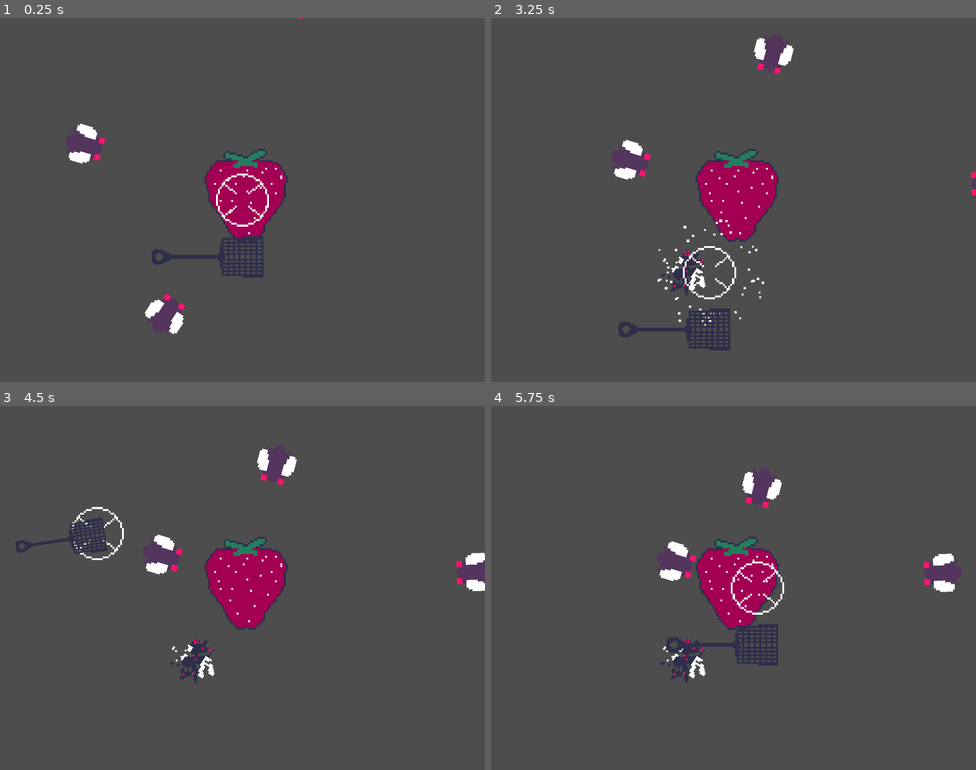
Above: before the commit, frames 1-4 (two rows, left to right).
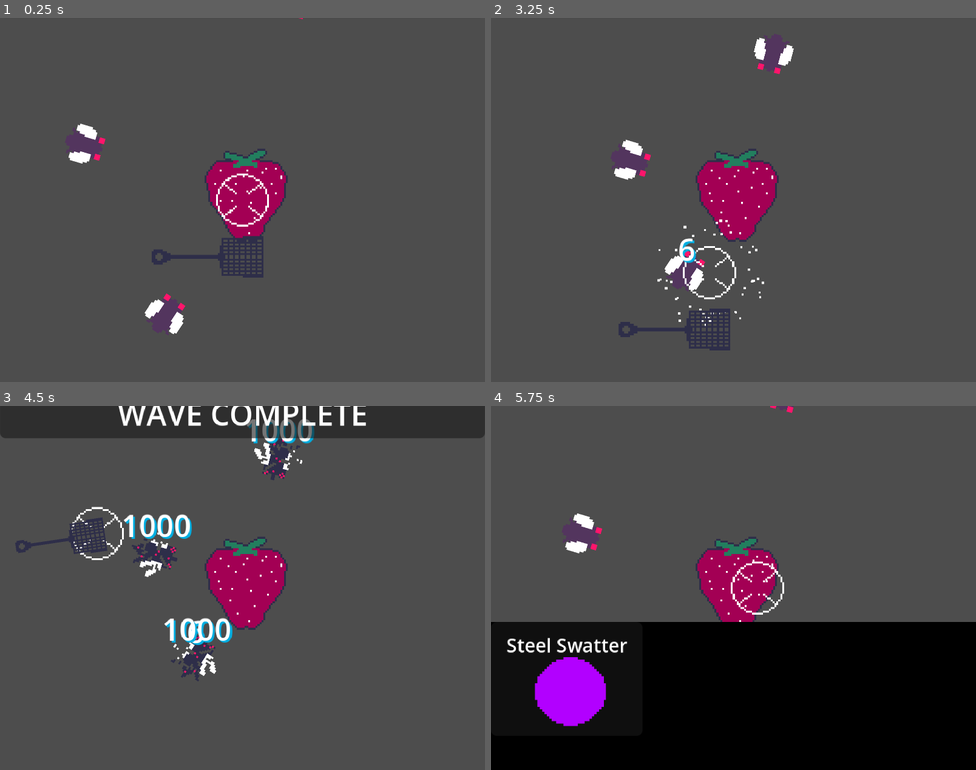
Above: after the commit, the same moments.

Repository: mathew-tran/fly-swatter
Game: Godot game, scene res://Scenes/Main.tscn
Same seed, same stepped clock (60 frames per second), same inputs: the game is played once before the commit and once after it.
Inputs (mouse positions are in pixels of both pictures, inside the frame that each line leads up to):
- Up to frame 1 (0.25 s): no input
- Up to frame 2 (3.25 s): move the mouse to (840, 181) at 0.52 s; press the mouse at (840, 181) at 0.53 s; move the mouse to (636, 218) at 1.27 s; release the mouse at (636, 218) at 1.28 s; click (636, 218) at 1.35 s; move the mouse to (782, 119) at 2.02 s; press the mouse at (782, 119) at 2.03 s; move the mouse to (709, 272) at 2.77 s; release the mouse at (709, 272) at 2.78 s; click (709, 272) at 2.85 s
- Up to frame 3 (4.5 s): move the mouse to (388, 642) at 3.52 s; press the mouse at (388, 642) at 3.53 s; tap F1 (f1_debug, bound only after the commit) at 4.15 s; move the mouse to (97, 533) at 4.27 s; release the mouse at (97, 533) at 4.28 s; click (97, 533) at 4.35 s
- Up to frame 4 (5.75 s): move the mouse to (757, 588) at 5.02 s; press the mouse at (757, 588) at 5.03 s

The runs differ from the first frame. In frame 2, 0.6% of the frame differs, in the area x 34-100%, y 42-77%; in frame 3, 12%; in frame 4, 42%, in the area x 0-100%, y 0-100%.

Commit message:
work on adding abilities, also added debug command to kill all flies

Diff:
--- /dev/null
+++ b/flyswatter/Content/Abilities/Ability_Steel_Swatter.tres
@@ -0,0 +1,13 @@
+[gd_resource type="Resource" script_class="AbilityData" load_steps=4 format=3 uid="uid://j7jr34htd2jr"]
+
+[ext_resource type="Texture2D" uid="uid://cf2chdpc6pva2" path="res://Art/UI/Abilities/BaseAbility.png" id="1_e6i11"]
+[ext_resource type="Script" uid="uid://c6cqgj1ppfh5i" path="res://Content/AbilityData.gd" id="1_hs8u4"]
+[ext_resource type="PackedScene" uid="uid://dcrgrqcg5pm5j" path="res://Prefabs/AbilityObjects/AbilityObject_Steel_Swatter.tscn" id="2_kikj1"]
+
+[resource]
+script = ExtResource("1_hs8u4")
+AbilityName = "Steel Swatter"
+AbilityPrice = 3
+AbilityImage = ExtResource("1_e6i11")
+AbilityObject = ExtResource("2_kikj1")
+metadata/_custom_type_script = "uid://c6cqgj1ppfh5i"
--- /dev/null
+++ b/flyswatter/Content/AbilityData.gd
@@ -0,0 +1,11 @@
+extends Resource
+
+class_name AbilityData
+
+@export var AbilityName = ""
+@export var AbilityPrice = 0
+@export var AbilityImage : Texture
+@export var AbilityObject : PackedScene
+
+func CanPurchase():
+	return true
--- /dev/null
+++ b/flyswatter/Content/Waves/Wave0.tscn
@@ -0,0 +1,25 @@
+[gd_scene load_steps=3 format=3 uid="uid://ce7wdhdfvh8p5"]
+
+[ext_resource type="PackedScene" uid="uid://ccbqdicpvkgvw" path="res://Prefabs/Flies/Bug.tscn" id="1_cxghr"]
+[ext_resource type="Script" uid="uid://b5rlu7k7pgb0a" path="res://Scripts/Flies/BugGroup.gd" id="1_r3id4"]
+
+[node name="Flies" type="Node2D"]
+script = ExtResource("1_r3id4")
+
+[node name="Fly" parent="." instance=ExtResource("1_cxghr")]
+position = Vector2(42, 66)
+
+[node name="Fly2" parent="." instance=ExtResource("1_cxghr")]
+position = Vector2(296, 86)
+
+[node name="Fly3" parent="." instance=ExtResource("1_cxghr")]
+position = Vector2(86, 159)
+
+[node name="Fly4" parent="." instance=ExtResource("1_cxghr")]
+position = Vector2(157, -13)
+
+[node name="Fly5" parent="." instance=ExtResource("1_cxghr")]
+position = Vector2(31, -68)
+
+[node name="Fly6" parent="." instance=ExtResource("1_cxghr")]
+position = Vector2(282, -77)
--- /dev/null
+++ b/flyswatter/Content/Waves/Wave1.tscn
@@ -0,0 +1,40 @@
+[gd_scene load_steps=3 format=3 uid="uid://bpbjsfr1fohxb"]
+
+[ext_resource type="Script" uid="uid://b5rlu7k7pgb0a" path="res://Scripts/Flies/BugGroup.gd" id="1_oq8s8"]
+[ext_resource type="PackedScene" uid="uid://ccbqdicpvkgvw" path="res://Prefabs/Flies/Bug.tscn" id="2_pyj85"]
+
+[node name="Flies" type="Node2D"]
+script = ExtResource("1_oq8s8")
+
+[node name="Fly" parent="." instance=ExtResource("2_pyj85")]
+position = Vector2(42, 66)
+
+[node name="Fly2" parent="." instance=ExtResource("2_pyj85")]
+position = Vector2(-59, 282)
+
+[node name="Fly7" parent="." instance=ExtResource("2_pyj85")]
+position = Vector2(-16, 294)
+
+[node name="Fly8" parent="." instance=ExtResource("2_pyj85")]
+position = Vector2(37, 304)
+
+[node name="Fly9" parent="." instance=ExtResource("2_pyj85")]
+position = Vector2(123, 307)
+
+[node name="Fly10" parent="." instance=ExtResource("2_pyj85")]
+position = Vector2(284, 321)
+
+[node name="Fly11" parent="." instance=ExtResource("2_pyj85")]
+position = Vector2(197, 311)
+
+[node name="Fly3" parent="." instance=ExtResource("2_pyj85")]
+position = Vector2(86, 159)
+
+[node name="Fly4" parent="." instance=ExtResource("2_pyj85")]
+position = Vector2(157, -13)
+
+[node name="Fly5" parent="." instance=ExtResource("2_pyj85")]
+position = Vector2(31, -68)
+
+[node name="Fly6" parent="." instance=ExtResource("2_pyj85")]
+position = Vector2(282, -77)
--- /dev/null
+++ b/flyswatter/Prefabs/AbilityObjects/AbilityObject_Steel_Swatter.tscn
@@ -0,0 +1,7 @@
+[gd_scene load_steps=2 format=3 uid="uid://dcrgrqcg5pm5j"]
+
+[ext_resource type="Script" uid="uid://cov37psidaukl" path="res://Scripts/Abilities/Ability_Damage.gd" id="1_fgs61"]
+
+[node name="AbilityDamage" type="Node2D"]
+script = ExtResource("1_fgs61")
+metadata/_custom_type_script = "uid://cov37psidaukl"
--- /dev/null
+++ b/flyswatter/Prefabs/EndRoundUI.tscn
@@ -0,0 +1,104 @@
+[gd_scene load_steps=8 format=3 uid="uid://bha5tadieudnf"]
+
+[ext_resource type="Script" uid="uid://pojrx4a05251" path="res://Scripts/EndRoundUI.gd" id="1_hnpde"]
+[ext_resource type="PackedScene" uid="uid://be0dvrvbes50o" path="res://Prefabs/UI/AbilityPurchaseButton.tscn" id="2_816by"]
+
+[sub_resource type="StyleBoxFlat" id="StyleBoxFlat_kln2b"]
+bg_color = Color(0, 0, 0, 1)
+
+[sub_resource type="Animation" id="Animation_hnpde"]
+length = 0.001
+tracks/0/type = "value"
+tracks/0/imported = false
+tracks/0/enabled = true
+tracks/0/path = NodePath(".:position")
+tracks/0/interp = 1
+tracks/0/loop_wrap = true
+tracks/0/keys = {
+"times": PackedFloat32Array(0),
+"transitions": PackedFloat32Array(1),
+"update": 0,
+"values": [Vector2(0, -24)]
+}
+
+[sub_resource type="Animation" id="Animation_hxvin"]
+resource_name = "anim"
+tracks/0/type = "value"
+tracks/0/imported = false
+tracks/0/enabled = true
+tracks/0/path = NodePath(".:position")
+tracks/0/interp = 1
+tracks/0/loop_wrap = true
+tracks/0/keys = {
+"times": PackedFloat32Array(0, 0.46, 0.63, 1),
+"transitions": PackedFloat32Array(1, 1, 1, 1),
+"update": 0,
+"values": [Vector2(0, -24), Vector2(0, 0), Vector2(0, 0), Vector2(0, 192)]
+}
+
+[sub_resource type="Animation" id="Animation_816by"]
+resource_name = "leave"
+tracks/0/type = "value"
+tracks/0/imported = false
+tracks/0/enabled = true
+tracks/0/path = NodePath(".:position")
+tracks/0/interp = 1
+tracks/0/loop_wrap = true
+tracks/0/keys = {
+"times": PackedFloat32Array(0, 1),
+"transitions": PackedFloat32Array(1, 1),
+"update": 0,
+"values": [Vector2(0, 192), Vector2(0, 400)]
+}
+
+[sub_resource type="AnimationLibrary" id="AnimationLibrary_816by"]
+_data = {
+&"RESET": SubResource("Animation_hnpde"),
+&"anim": SubResource("Animation_hxvin"),
+&"leave": SubResource("Animation_816by")
+}
+
+[node name="EndRoundUI" type="Panel" groups=["EndRoundUI"]]
+anchors_preset = 10
+anchor_right = 1.0
+offset_top = -24.0
+grow_horizontal = 2
+script = ExtResource("1_hnpde")
+
+[node name="Label" type="Label" parent="."]
+layout_mode = 1
+anchors_preset = 10
+anchor_right = 1.0
+offset_bottom = 23.0
+grow_horizontal = 2
+text = "WAVE COMPLETE"
+horizontal_alignment = 1
+vertical_alignment = 1
+
+[node name="Shop" type="Panel" parent="."]
+custom_minimum_size = Vector2(256, 192)
+layout_mode = 1
+anchors_preset = 15
+anchor_right = 1.0
+anchor_bottom = 1.0
+offset_top = -192.0
+offset_bottom = -24.0
+grow_horizontal = 2
+grow_vertical = 2
+theme_override_styles/panel = SubResource("StyleBoxFlat_kln2b")
+
+[node name="HBoxContainer" type="HBoxContainer" parent="Shop"]
+layout_mode = 0
+offset_right = 40.0
+offset_bottom = 40.0
+alignment = 1
+
+[node name="Button" parent="Shop/HBoxContainer" instance=ExtResource("2_816by")]
+layout_mode = 2
+
+[node name="AnimationPlayer" type="AnimationPlayer" parent="."]
+libraries = {
+&"": SubResource("AnimationLibrary_816by")
+}
+
+[connection signal="animation_finished" from="AnimationPlayer" to="." method="_on_animation_player_animation_finished"]
--- a/flyswatter/Prefabs/Flies/Fly.tscn
+++ b/flyswatter/Prefabs/Flies/Bug.tscn
@@ -1,7 +1,7 @@
 [gd_scene load_steps=11 format=3 uid="uid://ccbqdicpvkgvw"]
 
 [ext_resource type="Texture2D" uid="uid://d352q28jql1fi" path="res://Art/Fly.png" id="1_imyrd"]
-[ext_resource type="Script" uid="uid://csmehpcbpp6i8" path="res://Scripts/Flies/Fly.gd" id="2_by3dn"]
+[ext_resource type="Script" uid="uid://csmehpcbpp6i8" path="res://Scripts/Flies/Bug.gd" id="2_by3dn"]
 [ext_resource type="Script" uid="uid://dd5dpg3q2hmtw" path="res://Scripts/Components/HealthComponent.gd" id="3_cc27f"]
 
 [sub_resource type="AtlasTexture" id="AtlasTexture_cc27f"]
@@ -33,6 +33,21 @@
 
 [sub_resource type="RectangleShape2D" id="RectangleShape2D_by3dn"]
 
+[sub_resource type="Animation" id="Animation_cc27f"]
+length = 0.001
+tracks/0/type = "value"
+tracks/0/imported = false
+tracks/0/enabled = true
+tracks/0/path = NodePath(".:scale")
+tracks/0/interp = 1
+tracks/0/loop_wrap = true
+tracks/0/keys = {
+"times": PackedFloat32Array(0),
+"transitions": PackedFloat32Array(1),
+"update": 0,
+"values": [Vector2(1, 1)]
+}
+
 [sub_resource type="Animation" id="Animation_by3dn"]
 resource_name = "hit"
 length = 0.15
@@ -47,21 +62,6 @@
 "transitions": PackedFloat32Array(1, 1, 1),
 "update": 0,
 "values": [Vector2(1, 1), Vector2(0.8, 0.8), Vector2(1, 1)]
-}
-
-[sub_resource type="Animation" id="Animation_cc27f"]
-length = 0.001
-tracks/0/type = "value"
-tracks/0/imported = false
-tracks/0/enabled = true
-tracks/0/path = NodePath(".:scale")
-tracks/0/interp = 1
-tracks/0/loop_wrap = true
-tracks/0/keys = {
-"times": PackedFloat32Array(0),
-"transitions": PackedFloat32Array(1),
-"update": 0,
-"values": [Vector2(1, 1)]
 }
 
 [sub_resource type="AnimationLibrary" id="AnimationLibrary_572hq"]
@@ -90,6 +90,6 @@
 
 [node name="HealthComponent" type="Node" parent="."]
 script = ExtResource("3_cc27f")
-MaxHealth = 3
+MaxHealth = 7
 
 [connection signal="timeout" from="HitTimer" to="." method="_on_hit_timer_timeout"]
--- /dev/null
+++ b/flyswatter/Prefabs/InGameText.tscn
@@ -0,0 +1,80 @@
+[gd_scene load_steps=5 format=3 uid="uid://dvwm2g71evunm"]
+
+[ext_resource type="Script" uid="uid://c0r5mqyue21j5" path="res://Scripts/InGameText.gd" id="1_sn7yq"]
+
+[sub_resource type="Animation" id="Animation_ptmve"]
+length = 0.001
+tracks/0/type = "value"
+tracks/0/imported = false
+tracks/0/enabled = true
+tracks/0/path = NodePath("Control:position")
+tracks/0/interp = 1
+tracks/0/loop_wrap = true
+tracks/0/keys = {
+"times": PackedFloat32Array(0),
+"transitions": PackedFloat32Array(1),
+"update": 0,
+"values": [Vector2(0, 0)]
+}
+
+[sub_resource type="Animation" id="Animation_sn7yq"]
+resource_name = "animate"
+length = 0.3
+tracks/0/type = "value"
+tracks/0/imported = false
+tracks/0/enabled = true
+tracks/0/path = NodePath("Control:position")
+tracks/0/interp = 1
+tracks/0/loop_wrap = true
+tracks/0/keys = {
+"times": PackedFloat32Array(0, 0.266667),
+"transitions": PackedFloat32Array(1, 1),
+"update": 0,
+"values": [Vector2(0, 0), Vector2(0, -14)]
+}
+
+[sub_resource type="AnimationLibrary" id="AnimationLibrary_ptmve"]
+_data = {
+&"RESET": SubResource("Animation_ptmve"),
+&"animate": SubResource("Animation_sn7yq")
+}
+
+[node name="InGameText" type="Node2D"]
+script = ExtResource("1_sn7yq")
+
+[node name="Control" type="Control" parent="."]
+layout_mode = 3
+anchors_preset = 0
+offset_right = 40.0
+offset_bottom = 40.0
+
+[node name="Label2" type="Label" parent="Control"]
+modulate = Color(2.88785e-06, 0.683498, 0.881329, 1)
+layout_mode = 0
+offset_left = -18.0
+offset_top = -11.0
+offset_right = 22.0
+offset_bottom = 12.0
+text = "3"
+horizontal_alignment = 1
+
+[node name="Label" type="Label" parent="Control"]
+layout_mode = 0
+offset_left = -19.0
+offset_top = -12.0
+offset_right = 21.0
+offset_bottom = 11.0
+text = "3"
+horizontal_alignment = 1
+
+[node name="Timer" type="Timer" parent="."]
+wait_time = 1.5
+one_shot = true
+autostart = true
+
+[node name="AnimationPlayer" type="AnimationPlayer" parent="."]
+libraries = {
+&"": SubResource("AnimationLibrary_ptmve")
+}
+
+[connection signal="timeout" from="Timer" to="." method="_on_timer_timeout"]
--- a/flyswatter/Prefabs/Player.tscn
+++ b/flyswatter/Prefabs/Player.tscn
@@ -1,8 +1,9 @@
-[gd_scene load_steps=9 format=3 uid="uid://bwunhcihnbbgq"]
+[gd_scene load_steps=10 format=3 uid="uid://bwunhcihnbbgq"]
 
 [ext_resource type="Texture2D" uid="uid://cj32ur7owpunf" path="res://Art/Target.png" id="1_b43ah"]
 [ext_resource type="Script" uid="uid://hxcsits4371r" path="res://Scripts/Player.gd" id="2_shmu5"]
 [ext_resource type="Texture2D" uid="uid://dhmo0xgs7eaag" path="res://Art/Swatter.png" id="3_vxq8l"]
+[ext_resource type="Script" uid="uid://labtcdj4aadb" path="res://Scripts/Abilities/AbilityHolder.gd" id="4_vxq8l"]
 
 [sub_resource type="Curve" id="Curve_kln2b"]
 _limits = [0.0, 87.23, 0.0, 1.0]
@@ -111,7 +112,7 @@
 [sub_resource type="CircleShape2D" id="CircleShape2D_b43ah"]
 radius = 14.1421
 
-[node name="Player" type="Sprite2D"]
+[node name="Player" type="Sprite2D" groups=["Player"]]
 texture = ExtResource("1_b43ah")
 script = ExtResource("2_shmu5")
 
@@ -143,3 +144,6 @@
 
 [node name="CollisionShape2D" type="CollisionShape2D" parent="HitArea"]
 shape = SubResource("CircleShape2D_b43ah")
+
+[node name="Abilities" type="Node2D" parent="."]
+script = ExtResource("4_vxq8l")
--- a/flyswatter/Prefabs/Strawberry.tscn
+++ b/flyswatter/Prefabs/Strawberry.tscn
@@ -6,6 +6,21 @@
 
 [sub_resource type="RectangleShape2D" id="RectangleShape2D_s2oao"]
 size = Vector2(40, 40)
+
+[sub_resource type="Animation" id="Animation_3vkl2"]
+length = 0.001
+tracks/0/type = "value"
+tracks/0/imported = false
+tracks/0/enabled = true
+tracks/0/path = NodePath(".:rotation")
+tracks/0/interp = 1
+tracks/0/loop_wrap = true
+tracks/0/keys = {
+"times": PackedFloat32Array(0),
+"transitions": PackedFloat32Array(1),
+"update": 0,
+"values": [0.0]
+}
 
 [sub_resource type="Animation" id="Animation_s2oao"]
 resource_name = "nibbled"
@@ -21,21 +36,6 @@
 "transitions": PackedFloat32Array(1, 1, 1),
 "update": 0,
 "values": [0.0, 0.164061, 0.0]
-}
-
-[sub_resource type="Animation" id="Animation_3vkl2"]
-length = 0.001
-tracks/0/type = "value"
-tracks/0/imported = false
-tracks/0/enabled = true
-tracks/0/path = NodePath(".:rotation")
-tracks/0/interp = 1
-tracks/0/loop_wrap = true
-tracks/0/keys = {
-"times": PackedFloat32Array(0),
-"transitions": PackedFloat32Array(1),
-"update": 0,
-"values": [0.0]
 }
 
 [sub_resource type="AnimationLibrary" id="AnimationLibrary_wovwi"]
--- /dev/null
+++ b/flyswatter/Prefabs/UI/AbilityPurchaseButton.tscn
@@ -0,0 +1,29 @@
+[gd_scene load_steps=4 format=3 uid="uid://be0dvrvbes50o"]
+
+[ext_resource type="Texture2D" uid="uid://cf2chdpc6pva2" path="res://Art/UI/Abilities/BaseAbility.png" id="1_pm5rk"]
+[ext_resource type="Script" uid="uid://m82wk3y02gs3" path="res://Scripts/UI/AbilityPurchaseButton.gd" id="1_ykety"]
+[ext_resource type="Resource" uid="uid://j7jr34htd2jr" path="res://Content/Abilities/Ability_Steel_Swatter.tres" id="2_qp5hc"]
+
+[node name="Button" type="Button"]
+custom_minimum_size = Vector2(80, 60)
+script = ExtResource("1_ykety")
+AbilityDataRef = ExtResource("2_qp5hc")
+
+[node name="AbilityLabel" type="Label" parent="."]
+layout_mode = 0
+offset_top = 5.0
+offset_right = 80.0
+offset_bottom = 28.0
+theme_override_font_sizes/font_size = 10
+text = "Ability Name"
+horizontal_alignment = 1
+
+[node name="AbilityImage" type="TextureRect" parent="."]
+layout_mode = 0
+offset_left = 22.0
+offset_top = 16.0
+offset_right = 62.0
+offset_bottom = 56.0
+texture = ExtResource("1_pm5rk")
+
+[connection signal="button_up" from="." to="." method="_on_button_up"]
--- a/flyswatter/Scenes/Main.tscn
+++ b/flyswatter/Scenes/Main.tscn
@@ -1,32 +1,22 @@
-[gd_scene load_steps=4 format=3 uid="uid://dvuejj0sfqw4v"]
+[gd_scene load_steps=5 format=3 uid="uid://dvuejj0sfqw4v"]
 
 [ext_resource type="PackedScene" uid="uid://67yyn6lktaye" path="res://Prefabs/Strawberry.tscn" id="1_kln2b"]
+[ext_resource type="Script" uid="uid://q8joi15xmmia" path="res://Scripts/Game.gd" id="1_pbw6q"]
 [ext_resource type="PackedScene" uid="uid://bwunhcihnbbgq" path="res://Prefabs/Player.tscn" id="1_r150o"]
-[ext_resource type="PackedScene" uid="uid://ccbqdicpvkgvw" path="res://Prefabs/Flies/Fly.tscn" id="1_rgh2o"]
+[ext_resource type="PackedScene" uid="uid://bha5tadieudnf" path="res://Prefabs/EndRoundUI.tscn" id="4_rgh2o"]
 
-[node name="Node2D" type="Node2D"]
+[node name="Game" type="Node2D" groups=["Game"]]
+script = ExtResource("1_pbw6q")
 
 [node name="Strawberry" parent="." instance=ExtResource("1_kln2b")]
 position = Vector2(130, 92)
 
-[node name="Flies" type="Node2D" parent="."]
-
-[node name="Fly" parent="Flies" instance=ExtResource("1_rgh2o")]
-position = Vector2(42, 66)
-
-[node name="Fly2" parent="Flies" instance=ExtResource("1_rgh2o")]
-position = Vector2(296, 86)
-
-[node name="Fly3" parent="Flies" instance=ExtResource("1_rgh2o")]
-position = Vector2(86, 159)
-
-[node name="Fly4" parent="Flies" instance=ExtResource("1_rgh2o")]
-position = Vector2(157, -13)
-
-[node name="Fly5" parent="Flies" instance=ExtResource("1_rgh2o")]
-position = Vector2(31, -68)
-
-[node name="Fly6" parent="Flies" instance=ExtResource("1_rgh2o")]
-position = Vector2(282, -77)
+[node name="Bugs" type="Node2D" parent="." groups=["Bugs"]]
 
 [node name="Player" parent="." instance=ExtResource("1_r150o")]
+
+[node name="Effects" type="Node2D" parent="." groups=["Effects"]]
+
+[node name="CanvasLayer" type="CanvasLayer" parent="."]
+
+[node name="EndRoundUI" parent="CanvasLayer" instance=ExtResource("4_rgh2o")]
--- /dev/null
+++ b/flyswatter/Scripts/Abilities/Ability.gd
@@ -0,0 +1,9 @@
+extends Node
+
+class_name Ability
+
+func Implement():
+	pass
+
+func Destroy():
+	pass
--- /dev/null
+++ b/flyswatter/Scripts/Abilities/AbilityHolder.gd
@@ -0,0 +1,15 @@
+extends Node2D
+
+class_name AbilityHolder
+
+var MaxAbilityAmount = 5
+
+func AddAbility(ability : Ability):
+	add_child(ability)
+	ability.Implement()
+
+func RemoveAbility(index):
+	get_child(index).Destroy()
+
+func CanAddAbility():
+	return get_child_count() < MaxAbilityAmount
--- /dev/null
+++ b/flyswatter/Scripts/Abilities/Ability_Damage.gd
@@ -0,0 +1,12 @@
+extends Ability
+
+class_name AbilityDamage
+
+func _ready() -> void:
+	Implement()
+
+func Implement():
+	Finder.GetPlayer().Damage += 3
+
+func Destroy():
+	Finder.GetPlayer().Damage -= 3
--- /dev/null
+++ b/flyswatter/Scripts/Autoload/Definitions.gd
@@ -0,0 +1,3 @@
+extends Node
+
+var bIsDebug = true
--- a/flyswatter/Scripts/Autoload/Finder.gd
+++ b/flyswatter/Scripts/Autoload/Finder.gd
@@ -1,4 +1,19 @@
 extends Node
+
+func GetPlayer() -> Player:
+	return get_tree().get_nodes_in_group("Player")[0]
+
+func GetBugs() -> Node2D:
+	return get_tree().get_nodes_in_group("Bugs")[0].get_children()[0]
 
 func GetStrawberry() -> Strawberry:
 	return get_tree().get_nodes_in_group("Strawberry")[0]
+
+func GetEffectsGroup():
+	return get_tree().get_nodes_in_group("Effects")[0]
+
+func GetEndRoundUI() -> EndRoundUI:
+	return get_tree().get_nodes_in_group("EndRoundUI")[0]
+
+func GetGame() -> Game:
+	return get_tree().get_nodes_in_group("Game")[0]
--- /dev/null
+++ b/flyswatter/Scripts/Autoload/Helper.gd
@@ -0,0 +1,23 @@
+extends Node
+
+func AddText(newText, textPosition, bAnimate = false):
+	var textClass = load("res://Prefabs/InGameText.tscn")
+	var instance = textClass.instantiate()
+	instance.Setup(newText, bAnimate)
+	instance.global_position = textPosition
+	Finder.GetEffectsGroup().add_child(instance)
+
+func GetAllFilePaths(path: String) -> Array[String]:
+	var file_paths: Array[String] = []
+	var dir = DirAccess.open(path)
+	dir.list_dir_begin()
+	var file_name = dir.get_next()
+	while file_name != "":
+		file_name = file_name.trim_suffix('.remap')
+		var file_path = path + "/" + file_name
+		if dir.current_is_dir():
+			file_paths += GetAllFilePaths(file_path)
+		else:
+			file_paths.append(file_path)
+		file_name = dir.get_next()
+	return file_paths
--- /dev/null
+++ b/flyswatter/Scripts/EndRoundUI.gd
@@ -0,0 +1,19 @@
+extends Panel
+
+class_name EndRoundUI
+
+signal EndRoundAnimFinished
+
+func _ready() -> void:
+	Finder.GetGame().RoundEnded.connect(OnRoundedEnded)
+	Finder.GetGame().RoundStarted.connect(OnRoundStarted)
+
+func OnRoundedEnded():
+	$AnimationPlayer.play("anim")
+
+func OnRoundStarted():
+	$AnimationPlayer.play("leave")
+
+func _on_animation_player_animation_finished(anim_name: StringName) -> void:
+	if anim_name == "anim":
+		EndRoundAnimFinished.emit()
--- a/flyswatter/Scripts/Flies/Fly.gd
+++ b/flyswatter/Scripts/Flies/Bug.gd
@@ -1,4 +1,6 @@
 extends AnimatedSprite2D
+
+class_name Bug
 
 var Speed = 10
 
@@ -9,12 +11,15 @@
 }
 var CurrentState = STATE.MOVING
 
+signal Dead
+
 func _ready() -> void:
 	$HealthComponent.Death.connect(OnDeath)
 
 func OnDeath():
 	play("dead")
 	CurrentState = STATE.DEAD
+	Dead.emit()
 
 func _process(delta: float) -> void:
 	match CurrentState:
@@ -31,6 +36,7 @@
 	$HitTimer.start()
 	$AnimationPlayer.play("hit")
 	$HealthComponent.TakeDamage(damage)
+	Helper.AddText(str(damage) , global_position, true)
 
 
 func _on_hit_timer_timeout() -> void:
--- /dev/null
+++ b/flyswatter/Scripts/Flies/BugGroup.gd
@@ -0,0 +1,18 @@
+extends Node2D
+
+class_name BugGroup
+
+
+var FliesToKill = 0
+
+signal WaveComplete
+
+func _ready() -> void:
+	for child in get_children():
+		FliesToKill += 1
+		child.Dead.connect(OnDead)
+
+func OnDead():
+	FliesToKill -= 1
+	if FliesToKill <= 0:
+		WaveComplete.emit()
--- /dev/null
+++ b/flyswatter/Scripts/Game.gd
@@ -0,0 +1,55 @@
+extends Node2D
+
+class_name Game
+
+var Waves = []
+
+var CurrentWave : BugGroup
+
+signal RoundEnded
+signal RoundStarted
+
+var bFirstWave = true
+
+
+func _ready() -> void:
+	Waves = Helper.GetAllFilePaths("res://Content/Waves/")
+	SpawnNextWave()
+
+func SpawnNextWave():
+
+	if bFirstWave == false:
+		RoundEnded.emit()
+		await Finder.GetEndRoundUI().EndRoundAnimFinished
+
+
+	if is_instance_valid(CurrentWave):
+		CurrentWave.queue_free()
+
+	if Waves.size() > 0:
+		CurrentWave = load(Waves.pop_front()).instantiate()
+		$Bugs.add_child(CurrentWave)
+		CurrentWave.WaveComplete.connect(OnWaveComplete)
+	else:
+		print("Game Over")
+
+	if bFirstWave == false:
+		RoundStarted.emit()
+
+	bFirstWave = false
+
+
+func OnWaveComplete():
+	SpawnNextWave()
+
+func KillAllBugs():
+	var bugs = Finder.GetBugs()
+	for bug in bugs.get_children():
+		bug.Hit(1000)
+
+func _input(event: InputEvent) -> void:
+
+	if Definitions.bIsDebug == false:
+		return
+	if event.is_action_pressed("f1_debug"):
+		KillAllBugs()
--- /dev/null
+++ b/flyswatter/Scripts/InGameText.gd
@@ -0,0 +1,14 @@
+extends Node2D
+
+var bAnimate = false
+func Setup(newText, bAnimateText = false):
+	$Control/Label.text = newText
+	$Control/Label2.text = newText
+	bAnimate = bAnimateText
+
+func _ready() -> void:
+	if bAnimate:
+		$AnimationPlayer.play('animate')
+
+func _on_timer_timeout() -> void:
+	queue_free()
--- a/flyswatter/Scripts/Player.gd
+++ b/flyswatter/Scripts/Player.gd
@@ -12,7 +12,8 @@
 			$AnimationPlayer.play("slap")
 
 func Land():
+	$CPUParticles2D.restart()
 	$CPUParticles2D.emitting = true
 	var flies = $HitArea.get_overlapping_areas()
 	for fly in flies:
-		fly.get_parent().Hit(Damage)
+		fly.get_parent().Hit(Damage + randi() % 3)
--- /dev/null
+++ b/flyswatter/Scripts/UI/AbilityPurchaseButton.gd
@@ -0,0 +1,25 @@
+extends Button
+
+enum PURCHASE_STATE {
+	PURCHASEABLE,
+	SOLD,
+	UNPURCHARSEABLE
+}
+
+@export var AbilityDataRef : AbilityData
+
+var CurrentState = PURCHASE_STATE.PURCHASEABLE
+
+func _ready() -> void:
+	Update()
+
+func Update():
+	$AbilityLabel.text = AbilityDataRef.AbilityName
+	$AbilityImage.texture = AbilityDataRef.AbilityImage
+	# Determine state
+	pass
+
+
+
+func _on_button_up() -> void:
+	pass
--- a/flyswatter/project.godot
+++ b/flyswatter/project.godot
@@ -18,6 +18,8 @@
 [autoload]
 
 Finder="*res://Scripts/Autoload/Finder.gd"
+Helper="*res://Scripts/Autoload/Helper.gd"
+Definitions="*res://Scripts/Autoload/Definitions.gd"
 
 [display]
 
@@ -32,6 +34,11 @@
 "events": [Object(InputEventMouseButton,"resource_local_to_scene":false,"resource_name":"","device":-1,"window_id":0,"a …(253 unchanged characters)…
 ]
 }
+f1_debug={
+"deadzone": 0.2,
+"events": [Object(InputEventKey,"resource_local_to_scene":false,"resource_name":"","device":-1,"window_id":0,"alt_pressed":false,"shift_pressed":false,"ctrl_pressed":false,"meta_pressed":false,"pressed":false,"keycode":0,"physical_keycode":4194332,"key_label":0,"unicode":0,"location":0,"echo":false,"script":null)
+]
+}
 
 [layer_names]
 
@@ -40,3 +47,4 @@
 [rendering]
 
 textures/canvas_textures/default_texture_filter=3
+renderer/rendering_method="gl_compatibility"
Binary file added: flyswatter/Art/Fly.aseprite
Binary file added: flyswatter/Art/UI/Abilities/BaseAbility.png
Not shown, added: flyswatter/Art/UI/Abilities/BaseAbility.png.import
Not shown, added: flyswatter/Content/AbilityData.gd.uid
Not shown, added: flyswatter/Scripts/Abilities/Ability.gd.uid
Not shown, added: flyswatter/Scripts/Abilities/AbilityHolder.gd.uid
Not shown, added: flyswatter/Scripts/Abilities/Ability_Damage.gd.uid
Not shown, added: flyswatter/Scripts/Autoload/Definitions.gd.uid
Not shown, added: flyswatter/Scripts/Autoload/Helper.gd.uid
Not shown, added: flyswatter/Scripts/EndRoundUI.gd.uid
Renamed: flyswatter/Scripts/Flies/Fly.gd.uid -> flyswatter/Scripts/Flies/Bug.gd.uid
Not shown, added: flyswatter/Scripts/Flies/BugGroup.gd.uid
(and 3 more such lines)
